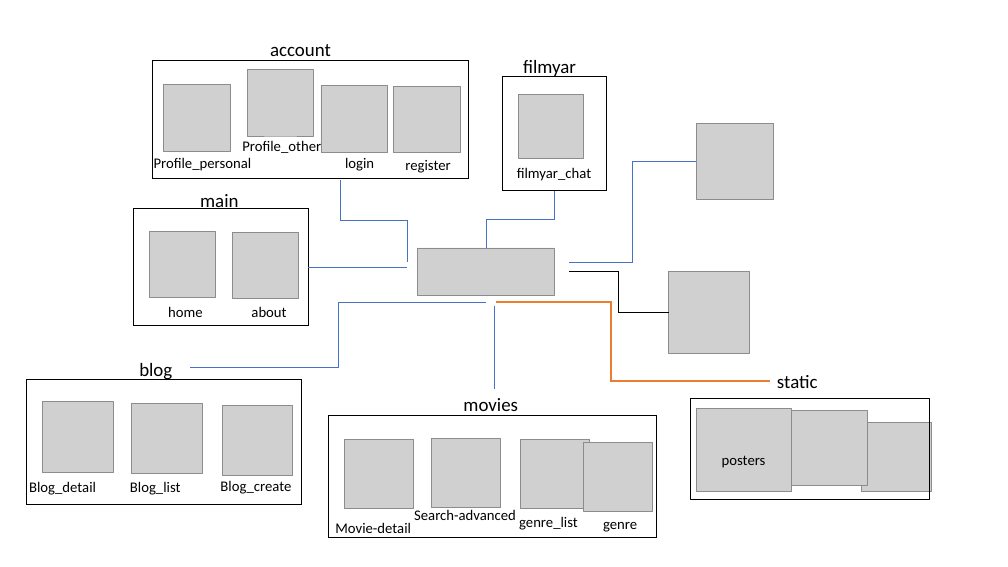
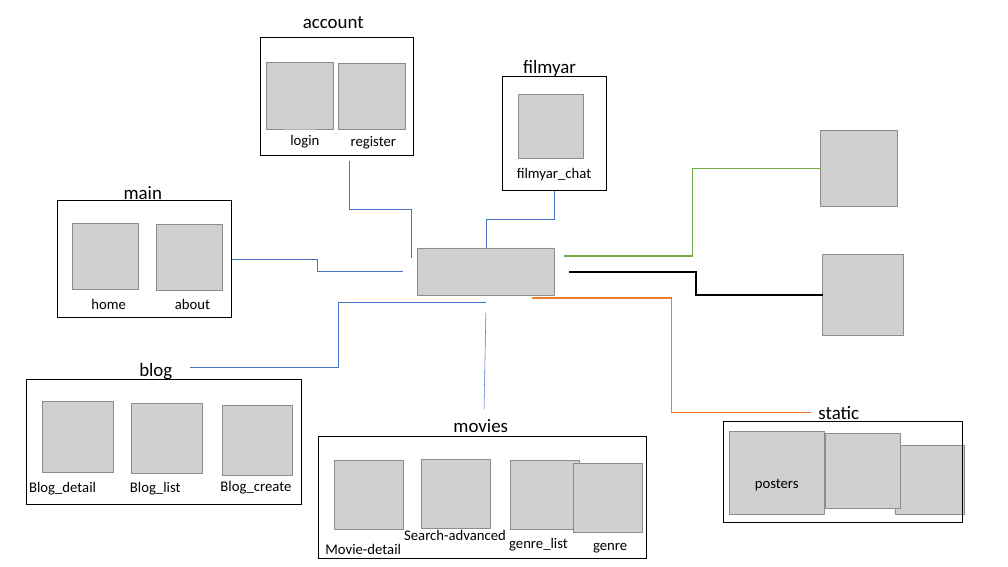
Before and after one commit to ebrahimiG/SoftwareProject, a slide deck: slide 1 of Documents/Research/presentation/software project presentation001.pptx. Drawn at 1008x567 pixels with LibreOffice and Linux fonts; fonts in the diff are those of the drawing; grey boxes stand for pictures. Boxes give left, top, right and bottom in pixels: in the first picture for what was removed or moved away, otherwise in the second. Text is boxed around its words. In the diff, an @@ line names an element or a change of style, - is before the commit and + after.

```diff
--- a/Documents/Research/presentation/software project presentation001.pptx
+++ b/Documents/Research/presentation/software project presentation001.pptx
@@ text "account" rewrapped from bbox=[270, 44, 331, 61] to bbox=[303, 16, 364, 28] @@
@@ rectangle: place and size @@
-rectangle at bbox=[153, 60, 469, 178]
+rectangle at bbox=[261, 37, 414, 155]
@@ group removed at bbox=[154, 70, 326, 171]: 2 pictures, 2 texts @@
-Profile_personal
-Profile_others
@@ 2 pictures, 2 texts: place and size @@
-2 pictures, 2 texts at bbox=[321, 85, 460, 173]
+2 pictures, 2 texts at bbox=[266, 62, 405, 149]
@@ picture: place and size @@
-picture at bbox=[696, 123, 774, 200]
+picture at bbox=[821, 130, 898, 207]
@@ elbow line moved from (340, 180) - (408, 262) to (349, 161) - (411, 258) @@
@@ elbow line moved from (696, 162) - (569, 263) to (821, 169) - (565, 256) @@
@@ elbow line (821, 169) - (565, 256): stroke #4472C4 1 pt to #70AD47 1.5 pt @@
@@ 3 texts, 1 rectangle: place and size @@
-3 texts, 1 rectangle at bbox=[134, 194, 309, 326]
+3 texts, 1 rectangle at bbox=[57, 186, 232, 318]
@@ picture: place and size @@
-picture at bbox=[149, 231, 216, 298]
+picture at bbox=[73, 224, 139, 290]
@@ picture: place and size @@
-picture at bbox=[233, 232, 299, 299]
+picture at bbox=[156, 225, 222, 291]
@@ elbow line moved from (309, 267) - (407, 267) to (232, 259) - (403, 271) @@
@@ picture: place and size @@
-picture at bbox=[668, 272, 749, 353]
+picture at bbox=[823, 254, 904, 335]
@@ elbow line moved from (770, 381) - (496, 302) to (811, 413) - (532, 298) @@
@@ elbow line moved from (668, 312) - (569, 272) to (823, 295) - (569, 272) @@
@@ elbow line (823, 295) - (569, 272): stroke #000000 1 pt to #000000 1.5 pt @@
@@ line moved from (494, 389) - (494, 306) to (484, 410) - (486, 312) @@
@@ text "static": place and size @@
-text "static" at bbox=[777, 375, 818, 388]
+text "static" at bbox=[818, 406, 859, 422]
@@ 5 texts, 4 pictures, 1 rectangle: place and size @@
-5 texts, 4 pictures, 1 rectangle at bbox=[328, 398, 656, 538]
+5 texts, 4 pictures, 1 rectangle at bbox=[318, 419, 647, 560]
@@ 2 pictures, 1 text, 1 rectangle: place and size @@
-2 pictures, 1 text, 1 rectangle at bbox=[690, 399, 932, 499]
+2 pictures, 1 text, 1 rectangle at bbox=[724, 422, 965, 523]
@@ picture: place and size @@
-picture at bbox=[792, 411, 867, 485]
+picture at bbox=[825, 433, 900, 508]
```
Also in this commit, not shown: 1 other file.
